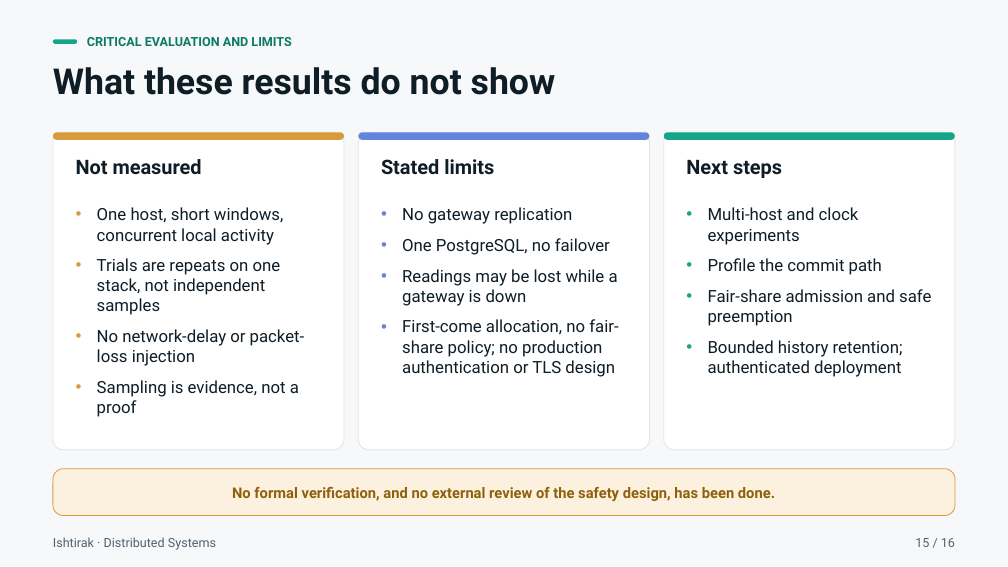
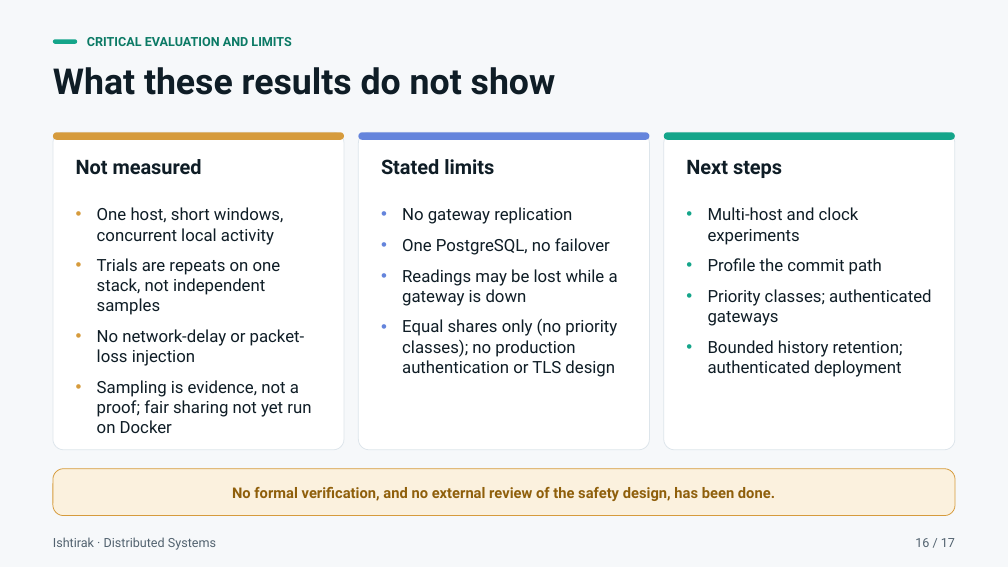
Before and after one commit to Roy-r2004/Ishtirak, a slide deck: slide 16 of docs/Ishtirak_Presentation.pptx (slide 15 before the commit). Drawn at 1008x567 pixels with LibreOffice and Linux fonts; fonts in the diff are those of the drawing. Boxes give left, top, right and bottom in pixels: in the first picture for what was removed or moved away, otherwise in the second. Text is boxed around its words. In the diff, an @@ line names an element or a change of style, - is before the commit and + after.

```diff
--- a/docs/Ishtirak_Presentation.pptx
+++ b/docs/Ishtirak_Presentation.pptx
@@ text at [708,289,931,326]: text changed @@
-• Fair-share admission and safe preemption
+• Priority classes; authenticated gateways
@@ text at [402,318,617,377]: text changed @@
-• First-come allocation, no fair-share policy; no production authentication or TLS design
+• Equal shares only (no priority classes); no production authentication or TLS design
@@ text at [97,380,311,433]: text changed @@
-• Sampling is evidence, not a proof
+• Sampling is evidence, not a proof; fair sharing not yet run on Docker
@@ text at [915,538,955,547]: text changed @@
-15 / 16
+16 / 17
```
Also in this commit, not shown: 14 other slides changed, 1 slide added, 2 other files.
